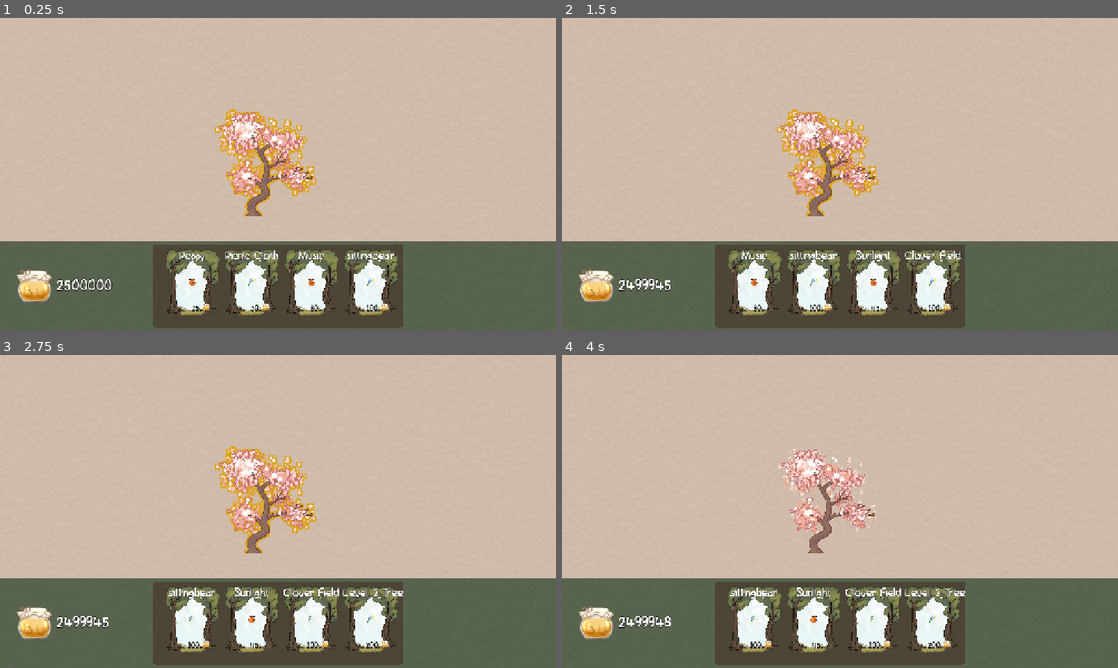
Above: before the commit, frames 1-4 (two rows, left to right).
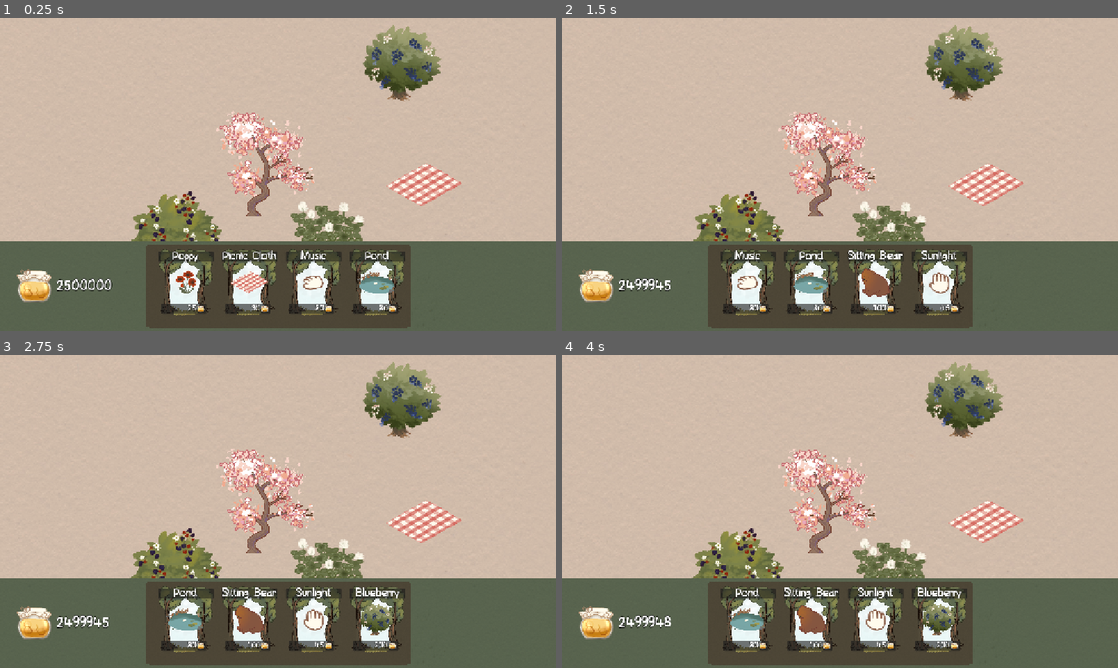
Above: after the commit, the same moments.

Repository: starcereal/project-bears
Game: Godot game, scene res://Scenes/World/world.tscn
The game is run twice, just before and just after one commit, with the same random seed, the same clock (stepped at 60 frames per second) and the same inputs. Sound files missing from this copy of the repository are replaced by a short silence.
Inputs (mouse positions are in pixels of both pictures, inside the frame that each line leads up to):
- Up to frame 1 (0.25 s): no input
- Up to frame 2 (1.5 s): click (756, 280) at 0.52 s; click (756, 280) at 1.27 s
- Up to frame 3 (2.75 s): click (194, 617) at 2.02 s
- Up to frame 4 (4 s): tap Enter at 2.75 s; move the mouse to (828, 498) at 2.77 s; press the mouse at (828, 498) at 2.78 s; tap Space at 3.5 s; move the mouse to (728, 527) at 3.52 s; release the mouse at (728, 527) at 3.53 s; click (728, 527) at 3.6 s

The runs differ from the first frame. In frame 1, 12% of the frame differs, in the area x 23-83%, y 2-100%; in frame 2, 13%; in frame 3, 13%; in frame 4, 12%.

Commit message:
added icons + wind sway

Diff:
--- /dev/null
+++ b/Resources/WindSway.gdshader
@@ -0,0 +1,25 @@
+shader_type canvas_item;
+render_mode blend_mix;
+
+// Wind settings
+uniform float speed = 1.0;
+uniform float minStrength : hint_range(0.0, 1.0) = 0.05;
+uniform float maxStrength : hint_range(0.0, 1.0) = 0.01;
+uniform float strengthScale = 100.0;
+uniform float interval = 3.5;
+uniform float detail = 1.0;
+uniform float distortion : hint_range(0.0, 1.0);
+uniform float heightOffset : hint_range(0.0, 1.0);
+uniform float offset = 0.0;
+
+float getWind(vec2 vertex, vec2 uv, float time) {
+	float diff = pow(maxStrength - minStrength, 2.0);
+	float strength = clamp(minStrength + diff + sin(time / interval) * diff, minStrength, maxStrength) * strengthScale;
+	float wind = (sin(time) + cos(time * detail)) * strength * max(0.0, (1.0 - uv.y) - heightOffset);
+	return wind;
+}
+
+void vertex() {
+	float time = TIME * speed + offset;
+	VERTEX.x += getWind(VERTEX.xy, UV, time);
+}
--- a/Scenes/Structures/BigTree.tscn
+++ b/Scenes/Structures/BigTree.tscn
@@ -36,13 +36,46 @@
 void fragment() {
 	COLOR = mix(COLOR, clr, check(TEXTURE, UV, TEXTURE_PIXEL_SIZE) - gtz(COLOR.a));
 }
-"
+
+render_mode blend_mix;
+
+// Wind settings
+uniform float speed = 1.0;
+uniform float minStrength : hint_range(0.0, 1.0) = 0.05;
+uniform float maxStrength : hint_range(0.0, 1.0) = 0.01;
+uniform float strengthScale = 100.0;
+uniform float interval = 3.5;
+uniform float detail = 1.0;
+uniform float distortion : hint_range(0.0, 1.0);
+uniform float heightOffset : hint_range(0.0, 1.0);
+uniform float offset = 0.0;
+
+float getWind(vec2 vertex, vec2 uv, float time) {
+	float diff = pow(maxStrength - minStrength, 2.0);
+	float strength = clamp(minStrength + diff + sin(time / interval) * diff, minStrength, maxStrength) * strengthScale;
+	float wind = (sin(time) + cos(time * detail)) * strength * max(0.0, (1.0 - uv.y) - heightOffset);
+	return wind;
+}
+
+void vertex() {
+	float time = TIME * speed + offset;
+	VERTEX.x += getWind(VERTEX.xy, UV, time);
+}"
 
 [sub_resource type="ShaderMaterial" id="ShaderMaterial_6wuft"]
 shader = SubResource("Shader_trgpq")
 shader_parameter/clr = Color(0.854902, 0.647059, 0.12549, 1)
 shader_parameter/type = 2
-shader_parameter/thickness = 15.0
+shader_parameter/thickness = 0.0
+shader_parameter/speed = 1.0
+shader_parameter/minStrength = 0.05
+shader_parameter/maxStrength = 0.01
+shader_parameter/strengthScale = 100.0
+shader_parameter/interval = 3.5
+shader_parameter/detail = 1.0
+shader_parameter/distortion = 0.0
+shader_parameter/heightOffset = 0.0
+shader_parameter/offset = 0.0
 
 [sub_resource type="RectangleShape2D" id="RectangleShape2D_trgpq"]
 size = Vector2(128, 128)
--- a/Scenes/UI/hud.tscn
+++ b/Scenes/UI/hud.tscn
@@ -2,7 +2,7 @@
 
 [ext_resource type="Script" uid="uid://bwxe7m5ptpta" path="res://Scripts/UI/hud.gd" id="1_sprlj"]
 [ext_resource type="Texture2D" uid="uid://bmiqb568as32p" path="res://Assets/Graphics/Textures/Paper001_1K-PNG_Color.png" id="2_8glcj"]
-[ext_resource type="Texture2D" uid="uid://cijhivpj261fl" path="res://Assets/Graphics/Structures/picnic_assets_cleaner.png" id="3_8glcj"]
+[ext_resource type="Texture2D" uid="uid://cijhivpj261fl" path="res://Assets/UI/Icons/picnic_assets_cleaner.png" id="3_8glcj"]
 [ext_resource type="Shader" uid="uid://d0ig3ggw6poq5" path="res://Resources/roundedcorner.gdshader" id="3_vsu76"]
 
 [sub_resource type="StyleBoxFlat" id="StyleBoxFlat_ny26j"]
@@ -51,9 +51,9 @@
 anchor_top = 0.5
 anchor_right = 0.5
 anchor_bottom = 0.5
-offset_left = -288.0
+offset_left = -304.0
 offset_top = -96.0
-offset_right = 288.0
+offset_right = 304.0
 offset_bottom = 96.0
 grow_horizontal = 2
 grow_vertical = 2
@@ -64,9 +64,9 @@
 layout_mode = 0
 offset_left = 8.0
 offset_top = 8.0
-offset_right = 568.0
+offset_right = 600.0
 offset_bottom = 184.0
-theme_override_constants/separation = 25
+theme_override_constants/separation = 35
 alignment = 1
 
 [node name="HoneyLabelContainer" type="Control" parent="."]
--- a/Scenes/UI/resource_label_particle.tscn
+++ b/Scenes/UI/resource_label_particle.tscn
@@ -161,7 +161,7 @@
 layout_mode = 0
 offset_right = 128.0
 offset_bottom = 49.0
-scale = Vector2(0.5, 0.5)
+scale = Vector2(0.75, 0.75)
 theme_override_colors/font_outline_color = Color(0, 0, 0, 1)
 theme_override_constants/outline_size = 2
 text = "1
--- a/Scenes/UI/upgrade_card.tscn
+++ b/Scenes/UI/upgrade_card.tscn
@@ -1,7 +1,8 @@
-[gd_scene load_steps=10 format=3 uid="uid://cbsdptvmm6com"]
+[gd_scene load_steps=11 format=3 uid="uid://cbsdptvmm6com"]
 
 [ext_resource type="Script" uid="uid://ddqv6imwnowgx" path="res://Scripts/UI/upgrade_card.gd" id="1_djitu"]
 [ext_resource type="Texture2D" uid="uid://bijxof3fwo577" path="res://Assets/UI/Picnic_card_design_big.png" id="2_ua3pj"]
+[ext_resource type="Texture2D" uid="uid://dns0l6sd7b65b" path="res://Assets/UI/Icons/riddlebear.png" id="3_pmi3y"]
 [ext_resource type="Texture2D" uid="uid://ctqi731tpaaa5" path="res://Assets/UI/Icons/honey_icon.png" id="3_si1xg"]
 [ext_resource type="AudioStream" uid="uid://b5beppas5vipy" path="res://Assets/Sounds/SFX/Cards/Coin Bag Drop Wood A.wav" id="4_ua3pj"]
 [ext_resource type="AudioStream" uid="uid://f80rmvgi2wl7" path="res://Assets/Sounds/SFX/Cards/Coin Bag Drop Wood B.wav" id="5_si1xg"]
@@ -32,6 +33,13 @@
 mouse_default_cursor_shape = 2
 texture_normal = ExtResource("2_ua3pj")
 
+[node name="Panel2" type="Panel" parent="."]
+layout_mode = 0
+offset_top = 8.0
+offset_right = 128.0
+offset_bottom = 32.0
+mouse_filter = 2
+
 [node name="UpgradeLabel" type="Label" parent="."]
 layout_mode = 0
 offset_top = 8.0
@@ -46,24 +54,35 @@
 
 [node name="UpgradeIcon" type="Sprite2D" parent="."]
 position = Vector2(64, 80)
-texture = ExtResource("3_si1xg")
+scale = Vector2(0.3, 0.3)
+texture = ExtResource("3_pmi3y")
 
 [node name="BuySound" type="AudioStreamPlayer2D" parent="."]
 stream = SubResource("AudioStreamRandomizer_4qpks")
+
+[node name="Panel" type="Panel" parent="."]
+layout_mode = 0
+offset_left = 8.0
+offset_top = 128.0
+offset_right = 112.0
+offset_bottom = 152.0
+mouse_filter = 2
 
 [node name="CostLabel" type="Label" parent="."]
 layout_mode = 0
 offset_left = 8.0
 offset_top = 128.0
-offset_right = 80.0
-offset_bottom = 152.0
-theme_override_colors/font_color = Color(0, 0, 0, 1)
+offset_right = 88.0
+offset_bottom = 153.0
+theme_override_colors/font_outline_color = Color(0, 0, 0, 1)
+theme_override_constants/outline_size = 2
+theme_override_font_sizes/font_size = 18
 text = "16"
 horizontal_alignment = 2
 vertical_alignment = 1
 
 [node name="CostIcon" type="Sprite2D" parent="."]
-position = Vector2(96, 136)
+position = Vector2(99, 140)
 scale = Vector2(0.2, 0.2)
 texture = ExtResource("3_si1xg")
 
--- /dev/null
+++ b/Scenes/World/structure_placements.tscn
@@ -0,0 +1,82 @@
+[gd_scene load_steps=9 format=3 uid="uid://bl3odebdadbcl"]
+
+[ext_resource type="Texture2D" uid="uid://bwkcc816ugr6p" path="res://Assets/UI/Icons/bush_blueberry.png" id="2_u27so"]
+[ext_resource type="Shader" uid="uid://bib5nsi4kg4fk" path="res://Resources/WindSway.gdshader" id="2_x2wco"]
+[ext_resource type="Texture2D" uid="uid://dqhp4g1tlahhc" path="res://Assets/UI/Icons/bush_mixedberry.png" id="3_8mwq8"]
+[ext_resource type="Texture2D" uid="uid://bb2nwfk84snt8" path="res://Assets/UI/Icons/clovers.png" id="4_dbbdr"]
+[ext_resource type="Texture2D" uid="uid://dsd632l0tj0dm" path="res://Assets/UI/Icons/picniccloth.png" id="5_x2wco"]
+
+[sub_resource type="Shader" id="Shader_x2wco"]
+code = "shader_type canvas_item;
+render_mode blend_mix;
+
+// Wind settings
+uniform float speed = 1.0;
+uniform float minStrength : hint_range(0.0, 1.0) = 0.05;
+uniform float maxStrength : hint_range(0.0, 1.0) = 0.01;
+uniform float strengthScale = 100.0;
+uniform float interval = 3.5;
+uniform float detail = 1.0;
+uniform float distortion : hint_range(0.0, 1.0);
+uniform float heightOffset : hint_range(0.0, 1.0);
+uniform float offset = 0.0;
+
+float getWind(vec2 vertex, vec2 uv, float time) {
+	float diff = pow(maxStrength - minStrength, 2.0);
+	float strength = clamp(minStrength + diff + sin(time / interval) * diff, minStrength, maxStrength) * strengthScale;
+	float wind = (sin(time) + cos(time * detail)) * strength * max(0.0, (1.0 - uv.y) - heightOffset);
+	return wind;
+}
+
+void vertex() {
+	float time = TIME * speed + offset;
+	VERTEX.x += getWind(VERTEX.xy, UV, time);
+}"
+
+[sub_resource type="ShaderMaterial" id="ShaderMaterial_6mnog"]
+shader = SubResource("Shader_x2wco")
+shader_parameter/speed = 0.5
+shader_parameter/minStrength = 0.05
+shader_parameter/maxStrength = 0.01
+shader_parameter/strengthScale = 100.0
+shader_parameter/interval = 3.5
+shader_parameter/detail = 1.0
+shader_parameter/distortion = 0.0
+shader_parameter/heightOffset = 0.0
+shader_parameter/offset = 0.0
+
+[sub_resource type="ShaderMaterial" id="ShaderMaterial_u4862"]
+shader = ExtResource("2_x2wco")
+shader_parameter/speed = 1.0
+shader_parameter/minStrength = 0.05
+shader_parameter/maxStrength = 0.01
+shader_parameter/strengthScale = 100.0
+shader_parameter/interval = 3.5
+shader_parameter/detail = 1.0
+shader_parameter/distortion = 0.0
+shader_parameter/heightOffset = 0.0
+shader_parameter/offset = 0.0
+
+[node name="StructurePlacements" type="Node2D"]
+
+[node name="BushBlueberry" type="Sprite2D" parent="."]
+material = SubResource("ShaderMaterial_6mnog")
+position = Vector2(320, -352)
+scale = Vector2(0.7, 0.7)
+texture = ExtResource("2_u27so")
+
+[node name="BushMixedberry" type="Sprite2D" parent="."]
+material = SubResource("ShaderMaterial_u4862")
+position = Vector2(-200, 32)
+scale = Vector2(0.7, 0.7)
+texture = ExtResource("3_8mwq8")
+
+[node name="Clovers" type="Sprite2D" parent="."]
+position = Vector2(144, 24)
+scale = Vector2(0.8, 0.8)
+texture = ExtResource("4_dbbdr")
+
+[node name="Picniccloth" type="Sprite2D" parent="."]
+position = Vector2(368, -72)
+scale = Vector2(0.5, 0.5)
+texture = ExtResource("5_x2wco")
--- a/Scenes/World/world.tscn
+++ b/Scenes/World/world.tscn
@@ -1,9 +1,10 @@
-[gd_scene load_steps=5 format=3 uid="uid://lvbgewrsii8c"]
+[gd_scene load_steps=6 format=3 uid="uid://lvbgewrsii8c"]
 
 [ext_resource type="PackedScene" uid="uid://cokcnsuq4a15g" path="res://Scenes/Structures/BigTree.tscn" id="1_t1gg8"]
 [ext_resource type="Texture2D" uid="uid://bmiqb568as32p" path="res://Assets/Graphics/Textures/Paper001_1K-PNG_Color.png" id="1_vadfg"]
 [ext_resource type="PackedScene" uid="uid://cmfs13udvi5i6" path="res://Scenes/Utility/hidden_camera.tscn" id="2_yp2ti"]
 [ext_resource type="PackedScene" uid="uid://cv32lchg2nqn3" path="res://Scenes/UI/hud.tscn" id="3_3rhlx"]
+[ext_resource type="PackedScene" uid="uid://bl3odebdadbcl" path="res://Scenes/World/structure_placements.tscn" id="5_l1hd3"]
 
 [node name="World" type="Node2D"]
 
@@ -22,6 +23,10 @@
 texture = ExtResource("1_vadfg")
 stretch_mode = 1
 
+[node name="StructurePlacements" parent="." instance=ExtResource("5_l1hd3")]
+position = Vector2(568, 424)
+scale = Vector2(0.5, 0.5)
+
 [node name="BigTree" parent="." instance=ExtResource("1_t1gg8")]
 position = Vector2(568, 360)
 
--- a/Scripts/UI/upgrade_card.gd
+++ b/Scripts/UI/upgrade_card.gd
@@ -17,15 +17,16 @@
 	if item == null:
 		queue_free()
 	if item != null:
-		if UpgradesDb.UPGRADES[item]["costttype"] == "honey":
-			cost_icon.texture = preload("res://Assets/UI/Icons/honey_icon.png")
-		elif UpgradesDb.UPGRADES[item]["costttype"] == "pollen":
-			cost_icon.texture = preload("res://Assets/UI/Icons/pollenicon.png")
+		#if UpgradesDb.UPGRADES[item]["costttype"] == "honey":
+			#cost_icon.texture = preload("res://Assets/UI/Icons/honey_icon.png")
+		#elif UpgradesDb.UPGRADES[item]["costttype"] == "pollen":
+			#cost_icon.texture = preload("res://Assets/UI/Icons/pollenicon.png")
 
 		upgrade_name.text = UpgradesDb.UPGRADES[item]["displayname"]
 		upgrade_icon.texture = load(UpgradesDb.UPGRADES[item]["icon"])
 		cost_label.text = str(UpgradesDb.UPGRADES[item]["basecost"])
 		texture_button.tooltip_text = UpgradesDb.UPGRADES[item]["description"]
+		upgrade_icon.scale = Vector2(UpgradesDb.UPGRADES[item]["scale"],UpgradesDb.UPGRADES[item]["scale"])
 
 
 func _on_texture_button_pressed() -> void:
--- a/Scripts/Utility/UpgradesDB.gd
+++ b/Scripts/Utility/UpgradesDB.gd
@@ -11,156 +11,239 @@
 const UPGRADES = {
 	#region root tree
 	"poppy": {
-		"icon": ICON_PATH + "honeyicon.png",
+		"icon": ICON_PATH + "poppy.png",
 		"displayname": "Poppy",
-		"description": "Increase the power of your clicks.",
+		"description": "Lay the foundation.",
 		"costttype": "honey",
 		"basecost": 25,
-		"prerequisite": []
+		"prerequisite": [],
+		"scale": .45
 	},
 	"picniccloth": {
-		"icon": ICON_PATH + "pollenicon.png",
+		"icon": ICON_PATH + "picniccloth.png",
 		"displayname": "Picnic Cloth",
 		"description": "Increase the power of your clicks.",
 		"costttype": "honey",
 		"basecost": 30,
-		"prerequisite": []
+		"prerequisite": [],
+		"scale": .25
 	},
 	"music": {
-		"icon": ICON_PATH + "honeyicon.png",
+		"icon": ICON_PATH + "petting_cursor.png",
 		"displayname": "Music",
-		"description": "Increase the power of your clicks.",
+		"description": "Don't stop that music.",
 		"costttype": "pollen",
 		"basecost": 80,
-		"prerequisite": []
+		"prerequisite": [],
+		"scale": 1
+	},
+	"pond": {
+		"icon": ICON_PATH + "pond.png",
+		"displayname": "Pond",
+		"description": "Increase the power of your clicks.",
+		"costttype": "pollen",
+		"basecost": 80,
+		"prerequisite": [],
+		"scale": .2
 	},
 	"sittingbear": {
-		"icon": ICON_PATH + "pollenicon.png",
-		"displayname": "sittingbear",
-		"description": "Increase the power of your clicks.",
+		"icon": ICON_PATH + "sittingbear.png",
+		"displayname": "Sitting Bear",
+		"description": "The wilds needs more sitters..",
 		"costttype": "honey",
 		"basecost": 100,
-		"prerequisite": []
+		"prerequisite": [],
+		"scale": .4
 	},
 	"sunlight": {
-		"icon": ICON_PATH + "honeyicon.png",
+		"icon": ICON_PATH + "pet_cursor.png",
 		"displayname": "Sunlight",
-		"description": "Increase the power of your clicks.",
+		"description": "Let the sun shine upon you, warrior.",
 		"costttype": "pollen",
 		"basecost": 45,
-		"prerequisite": []
+		"prerequisite": [],
+		"scale": 1
+	},
+	"blueberry": {
+		"icon": ICON_PATH + "bush_blueberry.png",
+		"displayname": "Blueberry",
+		"description": "Increase the power of your clicks.",
+		"costttype": "pollen",
+		"basecost": 200,
+		"prerequisite": [],
+		"scale": .3
 	},
 	"cloverfield": {
-		"icon": ICON_PATH + "pollenicon.png",
+		"icon": ICON_PATH + "clovers.png",
 		"displayname": "Clover Field",
 		"description": "Drops a cool flower.",
 		"costttype": "honey",
 		"basecost": 100,
-		"prerequisite": []
+		"prerequisite": [],
+		"scale": .3
 	},
 	"treelevel2": {
-		"icon": ICON_PATH + "pollenicon.png",
+		"icon": ICON_PATH + "TreeLeaves.png",
 		"displayname": "Level 2 Tree",
 		"description": "Drops a cool flower.",
 		"costttype": "honey",
 		"basecost": 200,
-		"prerequisite": []
+		"prerequisite": [],
+		"scale": .075
+
+	},
+	"jamjar": {
+		"icon": ICON_PATH + "jamjar.png",
+		"displayname": "Jam Jar",
+		"description": "Delicious berry JAM.",
+		"costttype": "honey",
+		"basecost": 100,
+		"prerequisite": ["blueberry"],
+		"scale": .7
 	},
 	"wind": {
-		"icon": ICON_PATH + "pollenicon.png",
+		"icon": ICON_PATH + "pet_cursor.png",
 		"displayname": "Wind",
-		"description": "Drops a cool flower.",
+		"description": "Wind to blow honey to you.",
 		"costttype": "pollen",
 		"basecost": 75,
-		"prerequisite": []
-	},
-	"grass": {
-		"icon": ICON_PATH + "pollenicon.png",
-		"displayname": "Grass",
-		"description": "Drops a cool flower.",
-		"costttype": "honey",
-		"basecost": 500,
-		"prerequisite": []
+		"prerequisite": ["treelevel2"],
+		"scale": 1
+	},
+	"beehive": {
+		"icon": ICON_PATH + "beehive.png",
+		"displayname": "Beehive",
+		"description": "SUMMON THE BEES.",
+		"costttype": "pollen",
+		"basecost": 75,
+		"prerequisite": ["treelevel2"],
+		"scale": .6
+	},
+	"pie": {
+		"icon": ICON_PATH + "pie.png",
+		"displayname": "Riddler Pie",
+		"description": "A mix of honey and fruits combine to create something yummy.",
+		"costttype": "pollen",
+		"basecost": 1175,
+		"prerequisite": ["treelevel2"],
+		"scale": .8
 	},
 	"picnicbasket": {
-		"icon": ICON_PATH + "pollenicon.png",
+		"icon": ICON_PATH + "picnic_basket.png",
 		"displayname": "Picnic Basket",
 		"description": "Drops a cool flower.",
 		"costttype": "honey",
 		"basecost": 750,
-		"prerequisite": []
+		"prerequisite": ["treelevel2"],
+		"scale": .65
+	},
+	"sando": {
+		"icon": ICON_PATH + "sando.png",
+		"displayname": "Sando",
+		"description": "Whats a picnic w/o sando?",
+		"costttype": "honey",
+		"basecost": 750,
+		"prerequisite": ["treelevel2"],
+		"scale": 1
 	},
 	"sandobear": {
-		"icon": ICON_PATH + "pollenicon.png",
+		"icon": ICON_PATH + "sando.png",
 		"displayname": "Sando Bear",
-		"description": "Drops a cool flower.",
+		"description": "The bear hungers for sando.",
 		"costttype": "honey",
 		"basecost": 1005,
-		"prerequisite": []
+		"prerequisite": ["sando"],
+		"scale": .5
+	},
+	"mixedberry": {
+		"icon": ICON_PATH + "bush_mixedberry.png",
+		"displayname": "Mixed Berries",
+		"description": "Increase the power of your clicks.",
+		"costttype": "pollen",
+		"basecost": 1738,
+		"prerequisite": [],
+		"scale": .25
 	},
 	"treelevel3": {
-		"icon": ICON_PATH + "pollenicon.png",
+		"icon": ICON_PATH + "TreeBuds.png",
 		"displayname": "Level 3 Tree",
 		"description": "Drops a cool flower.",
 		"costttype": "honey",
 		"basecost": 1800,
-		"prerequisite": ["treelevel2"]
+		"prerequisite": ["treelevel2"],
+		"scale": .075
 	},
 	"coolmusic": {
-		"icon": ICON_PATH + "pollenicon.png",
+		"icon": ICON_PATH + "poppy.png",
 		"displayname": "Cool Music",
 		"description": "Drops a cool flower.",
 		"costttype": "honey",
 		"basecost": 755,
-		"prerequisite": []
+		"prerequisite": ["treelevel3"],
+		"scale": .45
 	},
 	"honeypot": {
-		"icon": ICON_PATH + "pollenicon.png",
+		"icon": ICON_PATH + "honey_icon.png",
 		"displayname": "Honey Pot",
-		"description": "Drops a cool flower.",
-		"costttype": "honey",
-		"basecost": 10000,
-		"prerequisite": []
+		"description": "A place to store honey.",
+		"costttype": "honey",
+		"basecost": 10000,
+		"prerequisite": ["treelevel3"],
+		"scale": .8
+	},
+	"strawberry": {
+		"icon": ICON_PATH + "bush_strawberry.png",
+		"displayname": "Strawberry",
+		"description": "Increase the power of your clicks.",
+		"costttype": "pollen",
+		"basecost": 45,
+		"prerequisite": ["blueberry"],
+		"scale": .35
 	},
 	"clicksound": {
-		"icon": ICON_PATH + "pollenicon.png",
+		"icon": ICON_PATH + "pet_cursor.png",
 		"displayname": "Cool Click Sound",
 		"description": "Drops a cool flower.",
 		"costttype": "honey",
 		"basecost": 10000,
-		"prerequisite": []
-	},
-	"picnictable": {
-		"icon": ICON_PATH + "pollenicon.png",
-		"displayname": "Picnic Table",
-		"description": "Drops a cool flower.",
-		"costttype": "honey",
-		"basecost": 10000,
-		"prerequisite": []
+		"prerequisite": ["treelevel3"],
+		"scale": 1
+	},
+	"picniccloth2": {
+		"icon": ICON_PATH + "picniccloth.png",
+		"displayname": "Cooler Picnic Cloth",
+		"description": "Come hang around a while.",
+		"costttype": "honey",
+		"basecost": 10000,
+		"prerequisite": ["treelevel3"],
+		"scale": .25
 	},
 	"sleepingbear": {
-		"icon": ICON_PATH + "pollenicon.png",
+		"icon": ICON_PATH + "sleepingbear.png",
 		"displayname": "Sleeping Bear",
 		"description": "Drops a cool flower.",
 		"costttype": "honey",
 		"basecost": 10000,
-		"prerequisite": []
+		"prerequisite": ["treelevel3"],
+		"scale": .4
 	},
 	"treelevel4": {
-		"icon": ICON_PATH + "pollenicon.png",
-		"displayname": "Honey Pot",
-		"description": "Drops a cool flower.",
-		"costttype": "honey",
-		"basecost": 10000,
-		"prerequisite": ["treelevel3"]
+		"icon": ICON_PATH + "TreeBloom.png",
+		"displayname": "Level 4 Tree",
+		"description": "In full bloom..",
+		"costttype": "honey",
+		"basecost": 10000,
+		"prerequisite": ["treelevel3"],
+		"scale": .075
 	},
 	"winner": {
-		"icon": ICON_PATH + "pollenicon.png",
-		"displayname": "YOU WIn",
-		"description": "Drops a cool flower.",
-		"costttype": "honey",
-		"basecost": 10000,
-		"prerequisite": ["treelevel4"]
+		"icon": ICON_PATH + "riddlebear.png",
+		"displayname": "Riddle Bear (YOU WIN)",
+		"description": "The Riddle Bear has an answer for you.",
+		"costttype": "honey",
+		"basecost": 15000,
+		"prerequisite": ["treelevel4"],
+		"scale": .3
 	},
 	#endregion
 }
Binary file added: Assets/Graphics/Portraits/brownbear_portrait.png
Not shown, added: Assets/Graphics/Portraits/brownbear_portrait.png.import
Binary file added: Assets/Graphics/Portraits/brownbear_sando.png
Not shown, added: Assets/Graphics/Portraits/brownbear_sando.png.import
Binary file added: Assets/Graphics/Portraits/brownbear_sleeping.png
Not shown, added: Assets/Graphics/Portraits/brownbear_sleeping.png.import
Binary file added: Assets/Graphics/Portraits/brownbear_smile.png
Not shown, added: Assets/Graphics/Portraits/brownbear_smile.png.import
Binary file added: Assets/Graphics/Portraits/riddlebear_portrait.png
Not shown, added: Assets/Graphics/Portraits/riddlebear_portrait.png.import
Binary file added: Assets/UI/Icons/TreeBare.png
Not shown, added: Assets/UI/Icons/TreeBare.png.import
(and 57 more such lines)
